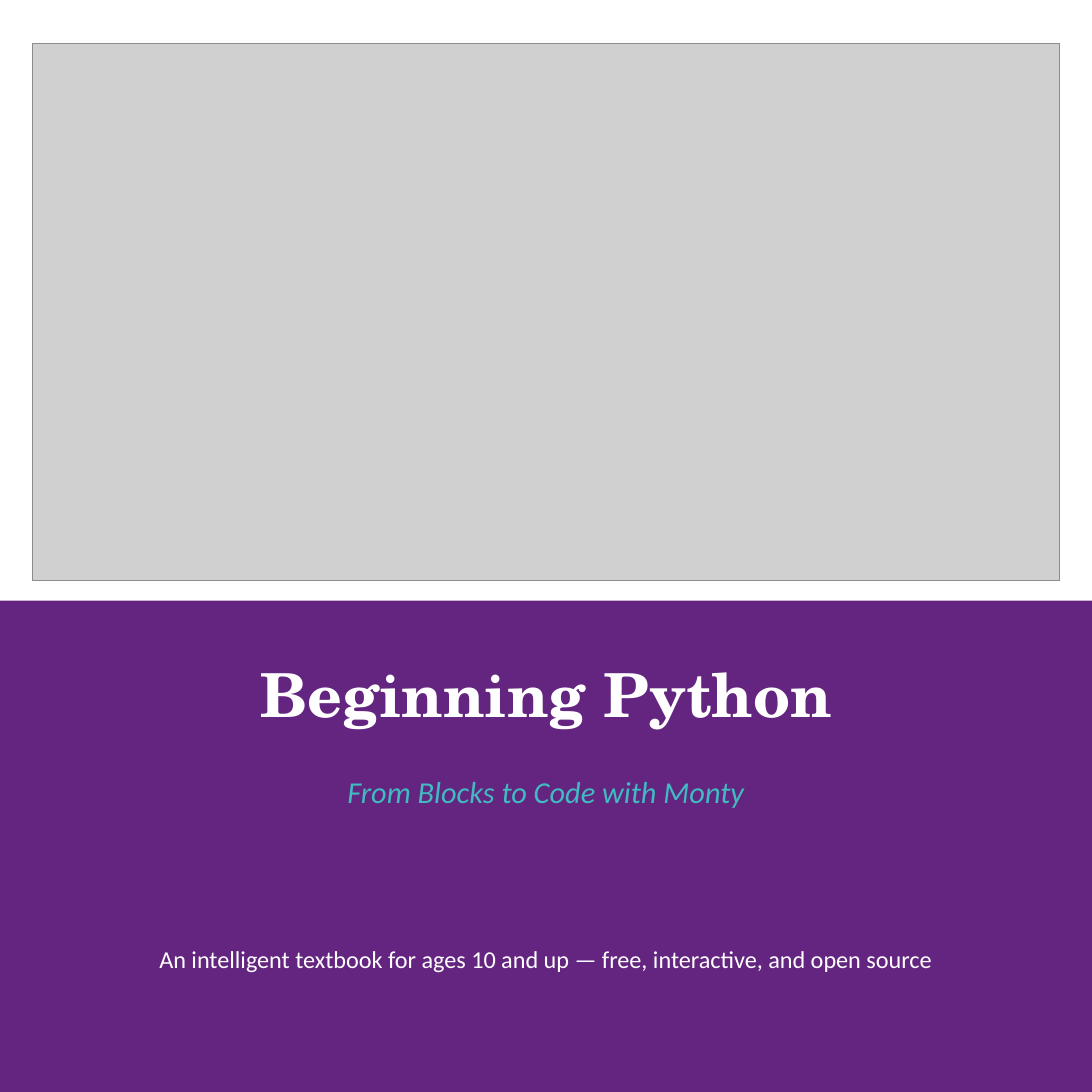
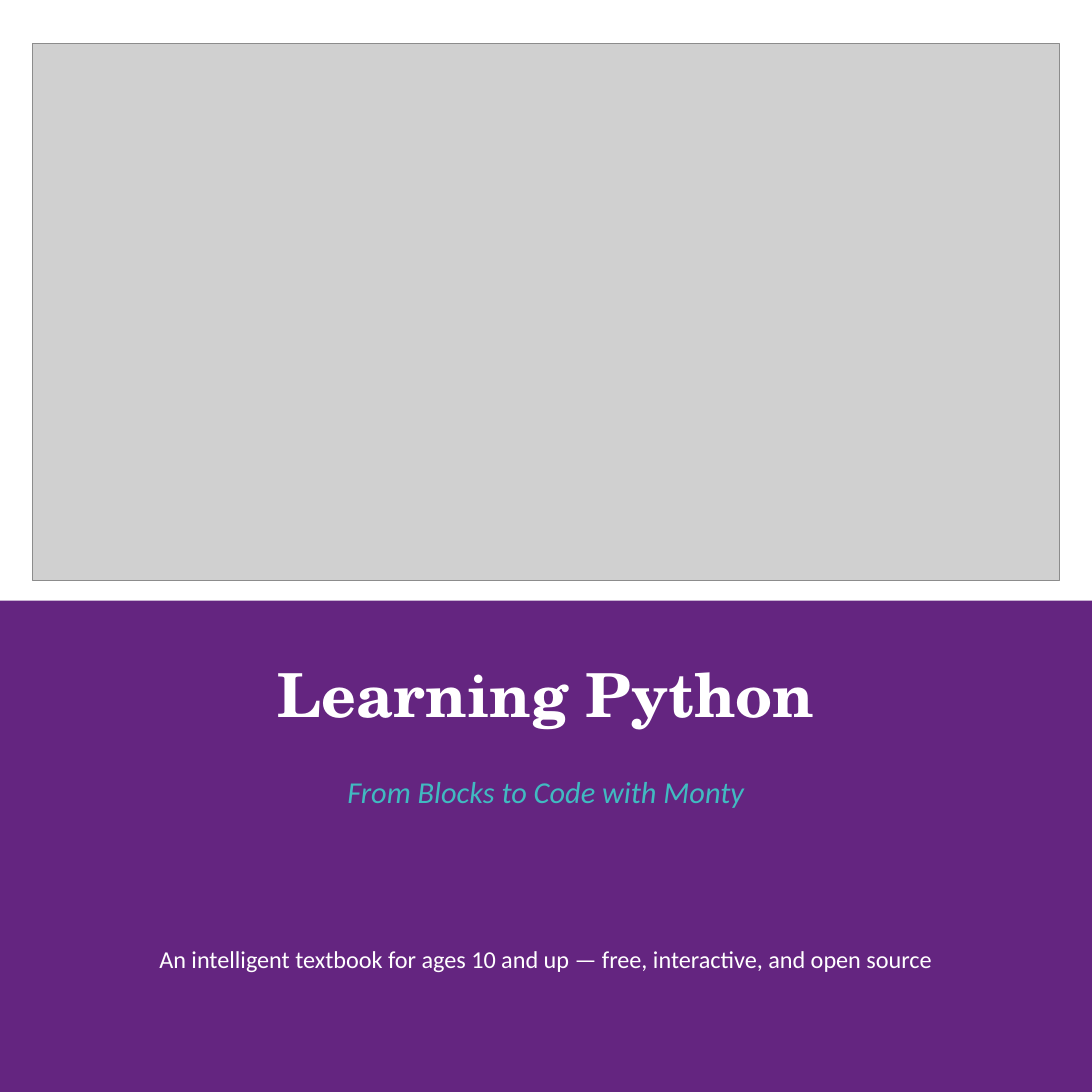
Before and after one commit to DavideCeto/Imparare-python, a slide deck: slide 1 of linkedin/beginning-python-carousel.pptx. Drawn at 1092x1092 pixels with LibreOffice and Linux fonts; fonts in the diff are those of the drawing; grey boxes stand for pictures. Boxes give left, top, right and bottom in pixels: in the first picture for what was removed or moved away, otherwise in the second. Text is boxed around its words. In the diff, an @@ line names an element or a change of style, - is before the commit and + after.

```diff
--- a/linkedin/beginning-python-carousel.pptx
+++ b/linkedin/beginning-python-carousel.pptx
@@ text at bbox=[278, 672, 815, 730]: text changed @@
-Beginning Python
+Learning Python
```
Also in this commit, not shown: 2 other slides changed, 36 other files.
